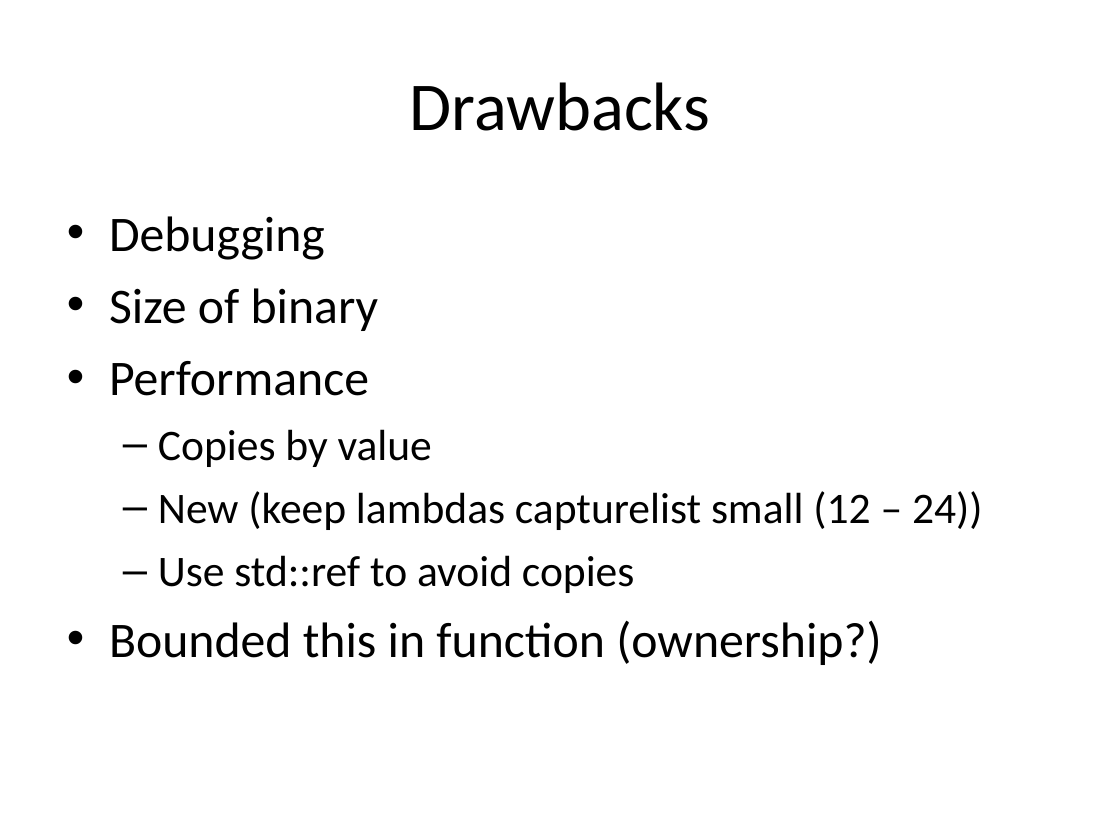
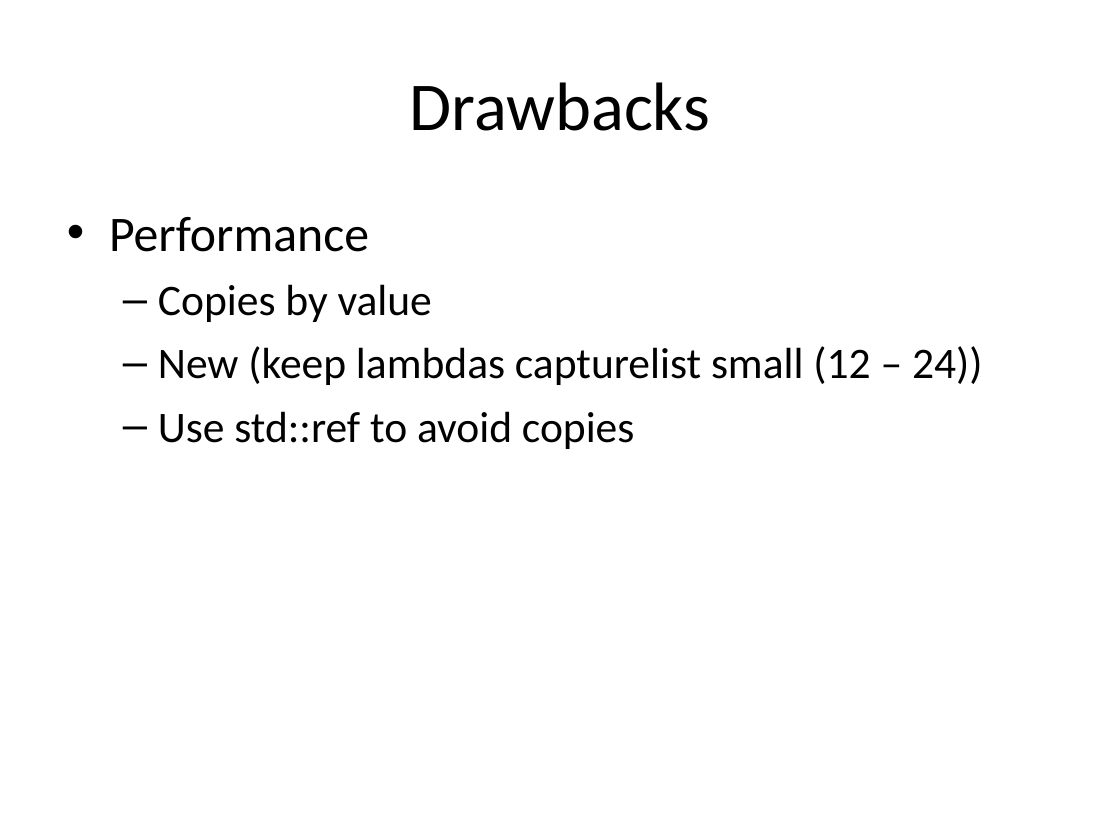
Before and after one commit to kamyu104/GofPatterns, a slide deck: slide 40 of Effective patterns.ppt (slide 41 before the commit). Drawn at 1120x840 pixels with LibreOffice and Linux fonts; fonts in the diff are those of the drawing. Boxes give left, top, right and bottom in pixels: in the first picture for what was removed or moved away, otherwise in the second. Text is boxed around its words. In the diff, an @@ line names an element or a change of style, - is before the commit and + after.

```diff
--- a/Effective patterns.ppt
+++ b/Effective patterns.ppt
@@ text at (x1=109, y1=216, x2=379, y2=331): paragraphs removed @@
-• Debugging
-• Size of binary
@@ text at (x1=109, y1=620, x2=881, y2=665): paragraph removed @@
-• Bounded this in function (ownership?)
```
Also in this commit, not shown: 2 other slides changed, 7 slides added, 3 slides removed, 2 other files.
